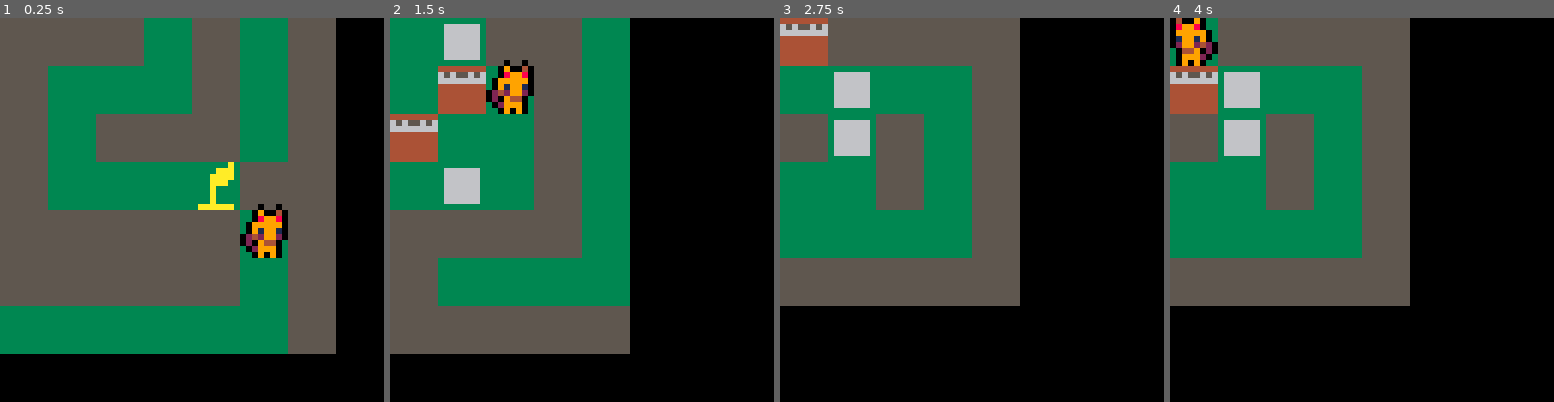
Above: before the commit, frames 1-4 (left to right).
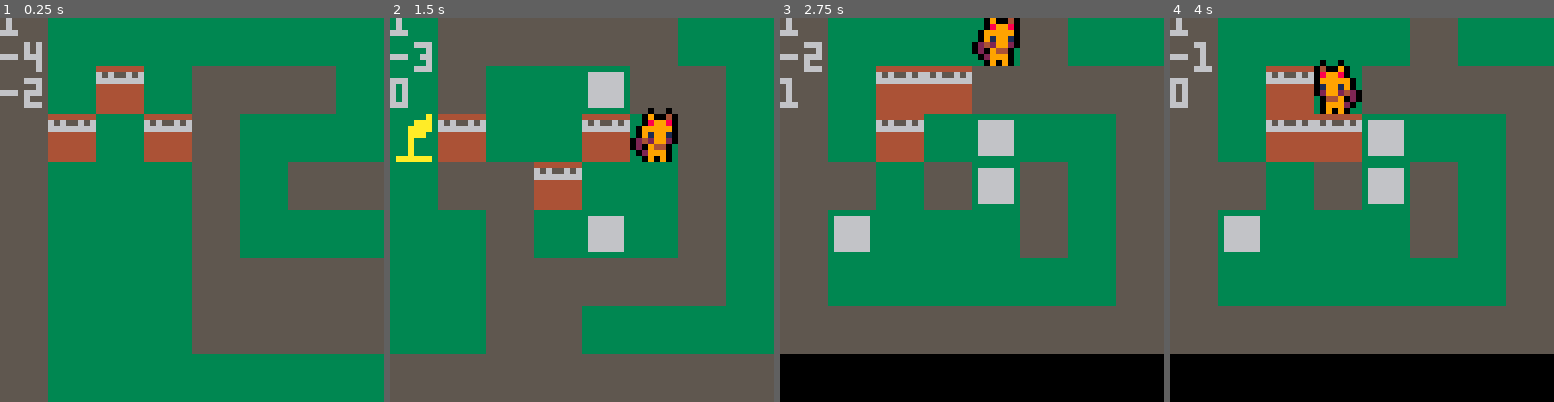
Above: after the commit, the same moments.

Repository: konata-chan404/Kitty-Kondo
Game: PICO-8 cartridge game.p8
Same seed, same stepped clock (60 frames per second), same inputs: the game is played once before the commit and once after it.
Inputs:
- Up to frame 1 (0.25 s): no input
- Up to frame 2 (1.5 s): tap X (X key) at 0.33, 1.07 s; tap O (Z key) at 0.7 s
- Up to frame 3 (2.75 s): hold Right 1.6-2.1 s; tap O (Z key) at 1.7, 2.1, 2.5 s; tap X (X key) at 1.85 s; hold Up 2.15-2.42 s; hold Right from 2.47 s (still down)
- Up to frame 4 (4 s): tap O (Z key) at 2.9, 3.3, 3.7 s; tap X (X key) at 2.97 s; release Right at 3.03 s; hold Left 3.08-3.58 s; hold Down 3.63-3.97 s

The runs differ from the first frame. In frame 1, 61% of the frame differs, in the area x 0-100%, y 0-100%; in frame 2, 81%; in frame 3, 76%; in frame 4, 77%.

Commit message:
camera anchor! works on first level idk about rest shit

Diff:
--- a/game.p8
+++ b/game.p8
@@ -237,7 +237,7 @@
 		if (current_level.celw > 8)
 		then
 			-- Check if player is 4 ingame units away from the wall
-			if ((player.xpos - current_level.celx) > 4 and (player.xpos - current_level.celx) < current_level.celw)
+			if ((player.xpos - current_level.celx) > 4 and (player.xpos - current_level.celx) < current_level.celw - 2)
 			then
 				cam.xpos = (current_level.celx - self.xpos < current_level.celw/2) and -new_cam_xpos or 0
 			end
@@ -246,13 +246,16 @@
 		-- vertical
 		if (current_level.celh > 8)
 		then
-			if ((player.ypos - current_level.cely) > 4 and (player.ypos - current_level.cely) < current_level.celh)
+			if ((player.ypos - current_level.cely) > 4 and (player.ypos - current_level.cely) < current_level.celh - 2)
 			then
 				cam.ypos = (current_level.cely - self.ypos < current_level.celh/2) and -new_cam_ypos or 0
-			end
-		end
-
-
+				-- cam.ypos -= 1
+			end
+		end
+
+
+		-- cam.xpos = (current_level.celx - self.xpos < current_level.celw/2) and -new_cam_xpos or 0
+		-- cam.ypos = (current_level.cely - self.ypos < current_level.celh/2) and -new_cam_ypos or 0
 	end
 	}
 end
@@ -508,10 +511,10 @@
 	levels = {
 		-- first level
 		{
-			celx_start = 9,
+			celx_start = 8,
 			cely_start = 0,
 			celx_end = 18,
-			cely_end = 8,
+			cely_end = 9,
 			player_spawn = {xpos=17, ypos=6},
 			end_point = {xpos=22, ypos = 4},
 			ground_tile = 4
